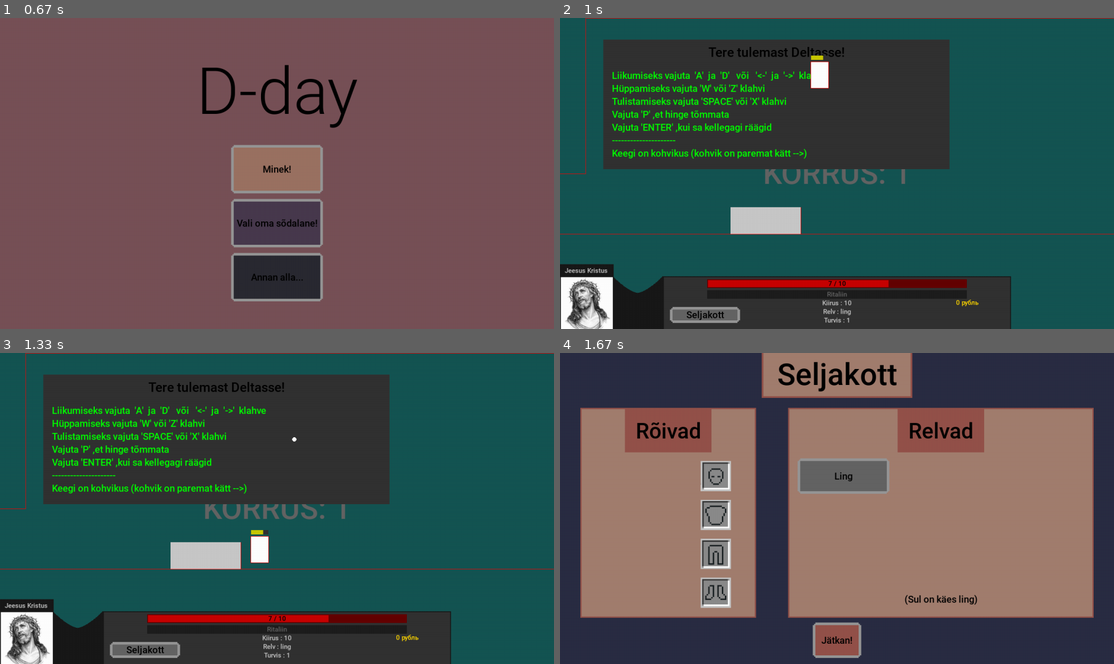
Above: before the commit, frames 1-4 (two rows, left to right).
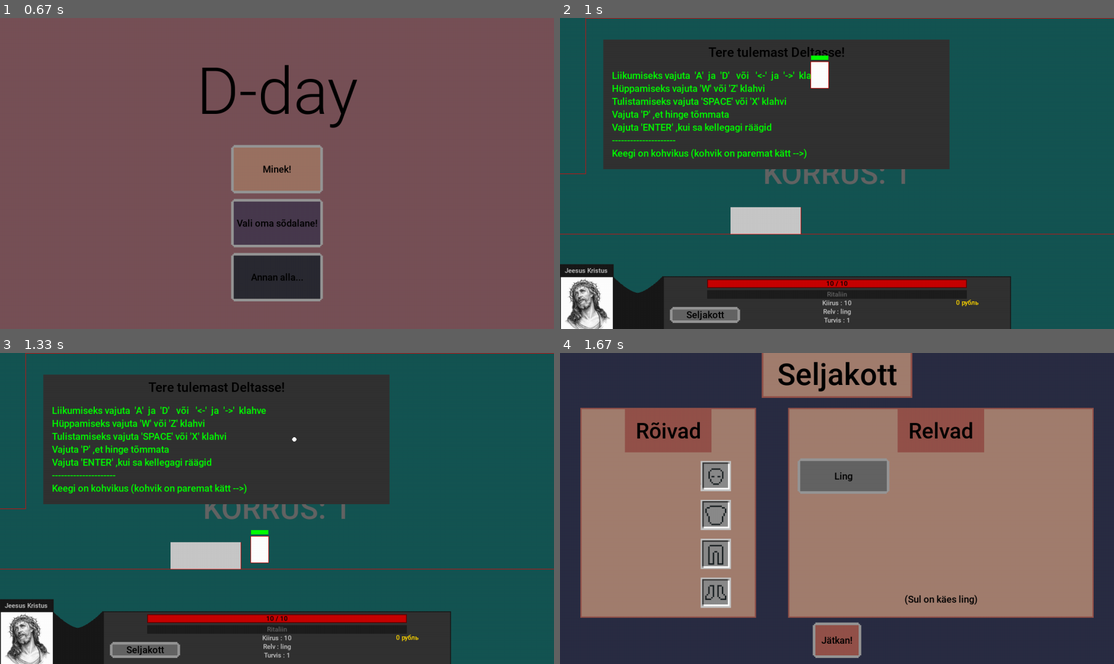
Above: after the commit, the same moments.

Repository: KarupoegPuhh/2020-projekt
Game: pygame game, started from MAIN.py
The game is run twice, just before and just after one commit, with the same random seed, the same clock (stepped at 60 frames per second) and the same inputs.
Inputs (mouse positions are in pixels of both pictures, inside the frame that each line leads up to):
- Up to frame 1 (0.67 s): no input
- Up to frame 2 (1 s): click (814, 185) at 0.88 s
- Up to frame 3 (1.33 s): tap Space at 1.17 s
- Up to frame 4 (1.67 s): click "Seljakott" at 1.55 s

Frame 1 is identical in both runs. In frame 2, 0.4% of the frame differs, in the area x 45-74%, y 12-87%; in frame 3, 0.4%; in frame 4, nothing differs.

Commit message:
Mäng on nüüd actually tehtav

Diff:
--- a/ekraanid.py
+++ b/ekraanid.py
@@ -30,12 +30,7 @@
             2: [Põrand(-56, 133, 501, 784), Põrand(205, 352, 322, 398), Põrand(853, 949, 430, 501),
                 Põrand(1125, 1335, 500, 801), Põrand(0, 133, -167, 116), Põrand(1125, 1295, -184, 116),
                 Põrand(544, 640, 322, 393)],
-            3: [Põrand(-968, 353, 500, 735), Põrand(696, 730, 201, 243), Põrand(565, 696, 219, 243),
-                Põrand(550, 565, 115, 243), Põrand(353, 989, 400, 423), Põrand(353, 1326, 640, 720),
-                Põrand(487, 1280, 500, 540), Põrand(431, 884, 317, 328), Põrand(884, 925, 115, 328),
-                Põrand(317, 353, 93, 758), Põrand(1142, 1280, -14, 500), Põrand(353, 961, 93, 115),
-                Põrand(187, 317, 360, 400), Põrand(187, 317, 198, 238), Põrand(0, 1144, -20, -1),
-                Põrand(-18, 85, -13, 115)],
+            3:[Põrand(-968,353,500,735),Põrand(696,730,201,243),Põrand(490,696,219,243),Põrand(475,490,115,243),Põrand(353,989,400,423),Põrand(353,1326,640,720),Põrand(487,1280,500,540),Põrand(431,884,317,328),Põrand(884,925,115,328),Põrand(317,353,93,758),Põrand(1142,1280,-14,500),Põrand(353,961,93,115),Põrand(187,317,360,400),Põrand(187,317,198,238),Põrand(0,1144,-20,-1),Põrand(-18,85,-13,115)],
             4: [Põrand(223, 1546, 500, 735), Põrand(-107, 223, 640, 720), Põrand(-678, 115, 501, 541),
                 Põrand(96, 1183, 298, 360), Põrand(0, 1280, 0, 1), Põrand(-80, 12, -13, 501)],
             5: [Põrand(-111, 1300, 500, 735), Põrand(1233, 1280, 0, 500), Põrand(810, 1233, 417, 500),
@@ -44,7 +39,7 @@
         },
         3:{
             5: [Põrand(0, 906, 499, 734), Põrand(906, 1054, 667, 720), Põrand(1233, 1280, 0, 720),Põrand(288, 653, 338, …(244 unchanged characters)…
-            4: [Põrand(-980, 343, 500, 735), Põrand(1126, 12 …(73 unchanged characters)… nd(1279, 1308, 125, 670), Põrand(343, 1025, 300, 350),Põrand(343, 1279, 670, 729), …(161 unchanged characters)…
+            4: [Põrand(-980, 343, 500, 735), Põrand(1126, 12 …(73 unchanged characters)… nd(1279, 1308, 125, 670), Põrand(343, 1063, 300, 350),Põrand(343, 1279, 670, 729), …(161 unchanged characters)…
             3: [Põrand(-48, 1300, 500, 735), Põrand(1048, 1240, 310, 360), Põrand(999, 1048, 310, 500),Põrand(-30, 40,  …(231 unchanged characters)…
             2: [Põrand(1125, 1344, 500, 801), Põrand(-73, 133, 500, 784), Põrand(566, 713, 180, 256), Põrand(203, 350, 462, 538), Põrand(350, 434, 0, 200), Põrand(820, 916, 325, 396), Põrand(555, 702, 500, 615), Põrand(0, 1280, -39, -1), Põrand(1259, 1323, 0, 385)],
             1:[Põrand(-23,1329,500,735),Põrand(0,36,-25,500),Põrand(0,1280,-42,-1)]
@@ -94,7 +89,7 @@
         0:{#korrus
             -1: [NPC_inimene(100, 500, 30, 60, (200,200,0), konsum,["Kuidas ma saan kasulik olla?", "Tere, mina olen klienditeenindaja...", "Minu käest saab osta asju...", "Relvi, rõivaid ja midagi hamba alla..."])],
             1:[NPC_info(394, 500, 162, 62, (200,200,200), [100, 50, 800, 300], ["Tere tulemast Deltasse!", "Liikumiseks …(300 unchanged characters)…
-            5:[Item(500, 800, 20, 20, maailm.sandaalid, "Sa leidsi …(439 unchanged characters)…
+            5:[Item(800, 500, 20, 20, maailm.sandaalid, "Sa leidsi …(439 unchanged characters)…
         },
         1:{
             1:[NPC_arvut(100, 500, 100, 100, (200,200,200),None)],
@@ -102,11 +97,12 @@
             6:[Item(1100, 450, 50, 50, maailm.sau, "Sa leidsid relva!", (191,0,255))]
         },
         2:{
-            1:[Item(67, 312, 30, 30, maailm.railgun, "Sa leidsid relva!", (191,0,255))]
+            1:[Item(67, 312, 30, 30, maailm.railgun, "Sa leidsid relva!", (191,0,255))],
+            3:[Item(750, 240, 30, 30, maailm.kiiver, "Sa leidsid rõivaid!", (200,200,0))]
         },
         3:{
             #1:[Item(95, 450, 40, 40, maailm.ling, "", (255,255,0))],
             3:[NPC_portaal(1055, 500, 100, 140, (0,0,255), "Sul on vaja kõiki riideid!", 50, 5), NPC_portaal(45, 150, 100, 150, (255,255,255), "Riieteta portaali minna ei saa", 1100, 365)],
-            4:[Item(1050, 600, 40, 40, maailm.kiiver, "Sa leidsid rõivaid!", (200,200,0))]
+            4:[Item(1050, 600, 40, 40, maailm.kasukas, "Sa leidsid rõivaid!", (200,200,0))]
         }
     }
--- a/player.py
+++ b/player.py
@@ -20,7 +20,7 @@
         self.laes = False
         self.initial_vh = 10.5
         self.vh = 0 #hüppe vel
-        self.health = 7
+        self.health = 10
         self.max_health = 10
         self.kb = 0 #knockback 1-paremale -1-vasakule 0-false
         self.kontr = True #kas saab kontrollida
